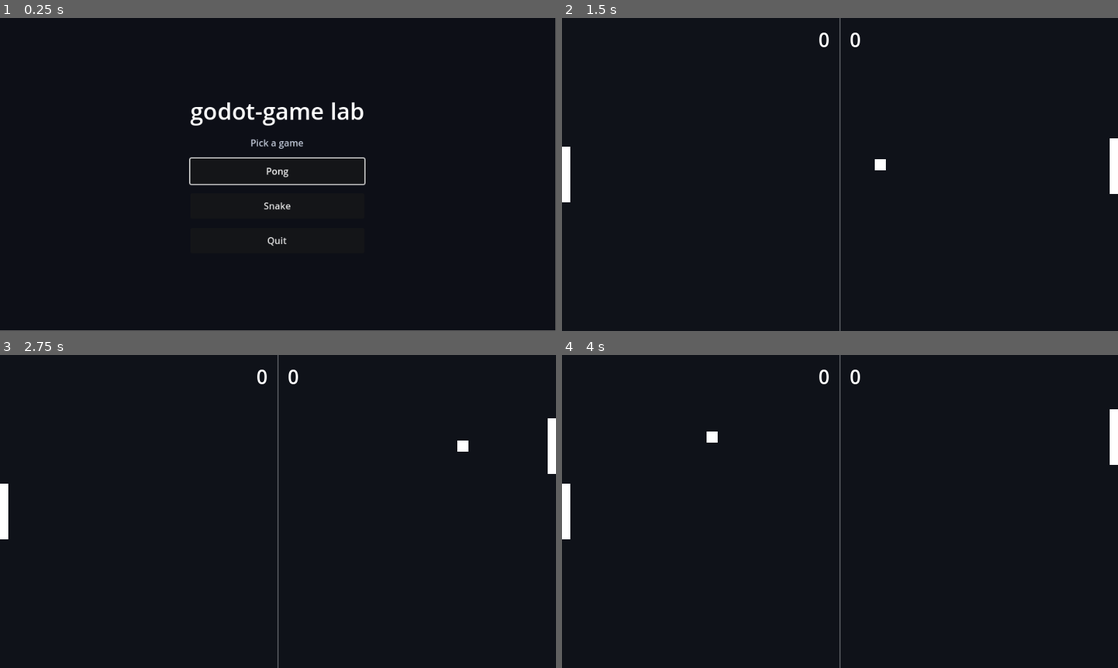
Above: before the commit, frames 1-4 (two rows, left to right).
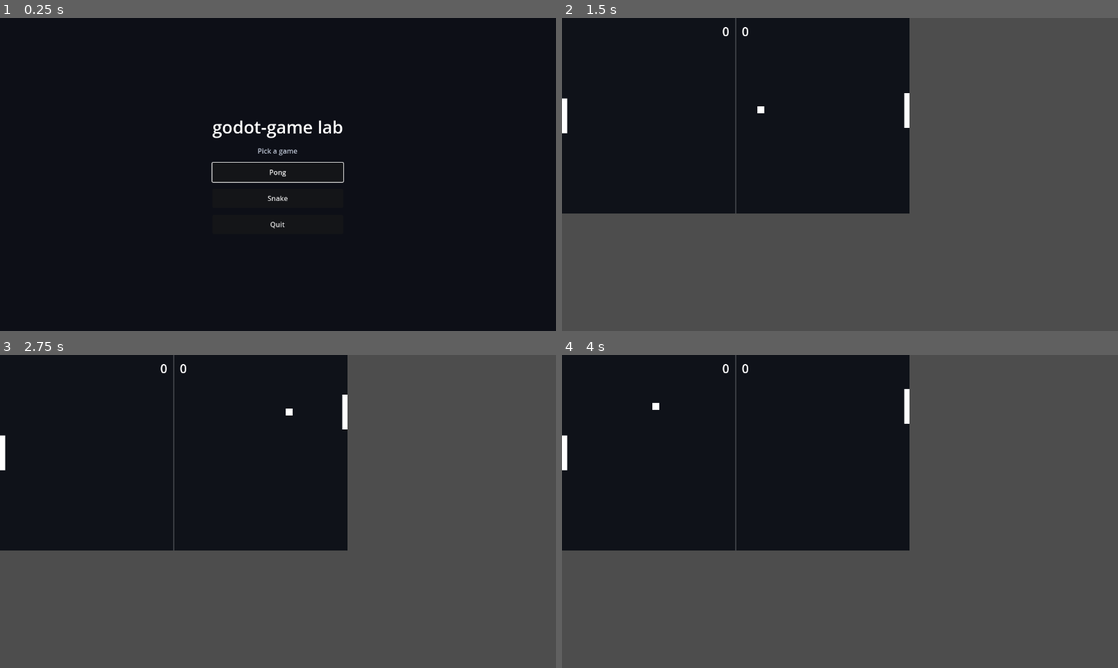
Above: after the commit, the same moments.

Repository: kblaszki/godot-game
Game: Godot game, scene res://lab/lab_host.tscn
The game is run twice, just before and just after one commit, with the same random seed, the same clock (stepped at 60 frames per second) and the same inputs.
Inputs (mouse positions are in pixels of both pictures, inside the frame that each line leads up to):
- Up to frame 1 (0.25 s): no input
- Up to frame 2 (1.5 s): click "Pong" at 0.5 s; click "Start" at 1.25 s
- Up to frame 3 (2.75 s): tap Enter (ui_accept) at 2, 2.27 s; move the mouse to (400, 495) at 2.02 s; hold D (snake_right) from 2.03 s (still down); hold Shift from 2.03 s (still down); click (400, 495) at 2.17 s
- Up to frame 4 (4 s): release D (snake_right) at 2.75 s; release Shift at 2.75 s; drag from (728, 527) to (812, 574) at 2.77 s; move the mouse to (895, 442) at 3.52 s; hold D (snake_right) from 3.53 s (still down); tap Ctrl at 3.6 s
In our replay, in frame 1 the window is 799x449 before the commit and 800x450 after it. These sizes can differ from the game's own. Grey fills any space a smaller window leaves; there, only what the larger window draws over its background counts as a difference.

The runs differ from the first frame. In frame 1, 2.2% of the frame differs, in the area x 34-66%, y 26-73%; in frame 2, 62%, in the area x 0-100%, y 0-100%; in frame 3, 62%; in frame 4, 62%.

Commit message:
Apply shared display settings from the lab host.
Own window size/fullscreen in WindowApplier with project stretch so game hosts stop fighting over the window.

Diff:
--- a/games/pong/app/host.gd
+++ b/games/pong/app/host.gd
@@ -4,8 +4,6 @@
 
 
 func _boot() -> void:
-	var config := PongConfig.new()
-	get_window().size = Vector2i(int(config.court_width), int(config.court_height))
 	submit(SceneRequest.replace(MENU_PATH))
 
 
--- a/games/snake/app/host.gd
+++ b/games/snake/app/host.gd
@@ -10,12 +10,6 @@
 	add_child(_audio)
 	_audio.register_blip(&"eat", 880.0, 0.06)
 	_audio.register_blip(&"die", 220.0, 0.18)
-	var config := SnakeConfig.new()
-	var size := Vector2i(
-		int(config.width * config.cell),
-		int(config.height * config.cell) + 48
-	)
-	get_window().size = size
 	submit(SceneRequest.replace(MENU_PATH))
 
 
--- a/lab/lab_host.gd
+++ b/lab/lab_host.gd
@@ -1,11 +1,11 @@
 extends "res://lab/layered_host.gd"
 
 const LAUNCHER_PATH := "res://lab/launcher.tscn"
-const DEFAULT_SIZE := Vector2i(960, 540)
 
 
 func _boot() -> void:
-	get_window().size = DEFAULT_SIZE
+	var settings := SettingsStore.load(SettingsStore.DEFAULT_PATH)
+	WindowApplier.apply(settings, get_window())
 	submit(SceneRequest.replace(LAUNCHER_PATH))
 
 
--- /dev/null
+++ b/lab/window_applier.gd
@@ -0,0 +1,13 @@
+class_name WindowApplier
+extends RefCounted
+
+
+static func apply(settings: LabSettings, window: Window) -> void:
+	var normalized := settings.duplicate_settings()
+	normalized.mode = LabSettings.normalize_mode(normalized.mode)
+	normalized.resolution = LabSettings.normalize_resolution(normalized.resolution)
+	if normalized.mode == LabSettings.MODE_FULLSCREEN:
+		window.mode = Window.MODE_FULLSCREEN
+		return
+	window.mode = Window.MODE_WINDOWED
+	window.size = normalized.resolution
--- a/project.godot
+++ b/project.godot
@@ -9,6 +9,13 @@
 config/description="Godot 4 GDScript multi-game lab (headless sim + app scenes)."
 config/features=PackedStringArray("4.3", "Forward Plus")
 run/main_scene="res://lab/lab_host.tscn"
+
+[display]
+
+window/size/viewport_width=1280
+window/size/viewport_height=720
+window/stretch/mode="canvas_items"
+window/stretch/aspect="keep"
 
 [editor_plugins]
 
--- /dev/null
+++ b/tests/lab/window_applier_test.gd
@@ -0,0 +1,20 @@
+extends "res://addons/gut/test.gd"
+
+
+func test_apply_windowed_sets_mode_and_size() -> void:
+	var window := Window.new()
+	add_child_autofree(window)
+	var settings := LabSettings.new(LabSettings.MODE_WINDOWED, Vector2i(1600, 900))
+	WindowApplier.apply(settings, window)
+	assert_eq(window.mode, Window.MODE_WINDOWED)
+	assert_eq(window.size, Vector2i(1600, 900))
+
+
+func test_apply_fullscreen_sets_mode_and_keeps_pref_resolution() -> void:
+	var window := Window.new()
+	add_child_autofree(window)
+	window.size = Vector2i(800, 600)
+	var settings := LabSettings.new(LabSettings.MODE_FULLSCREEN, Vector2i(1920, 1080))
+	WindowApplier.apply(settings, window)
+	assert_eq(window.mode, Window.MODE_FULLSCREEN)
+	assert_eq(settings.resolution, Vector2i(1920, 1080))
Not shown, changed: docs/explanation/architecture.md
Not shown, changed: docs/reference/lab-shell.md
Not shown, changed: docs/reference/source-layout.md
